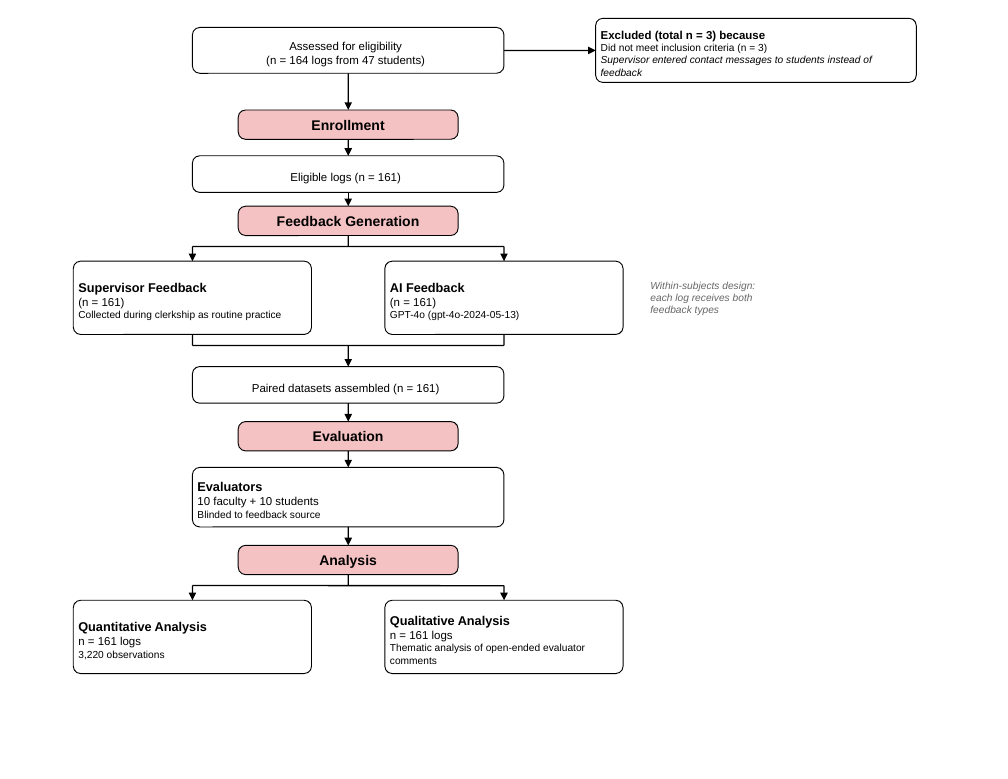
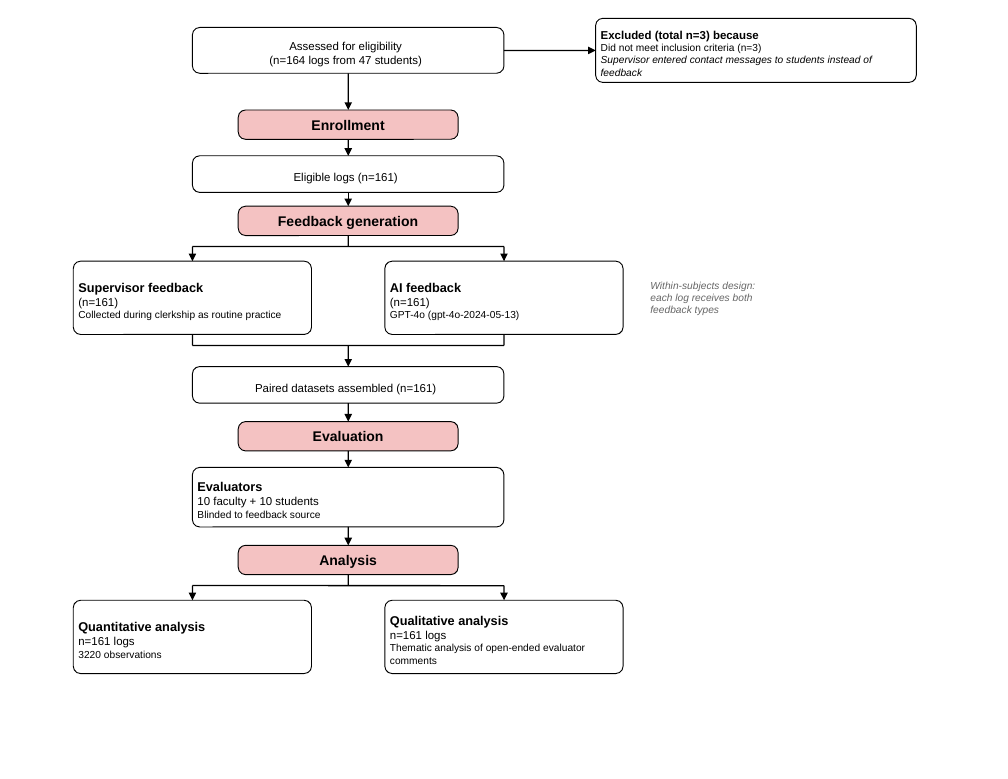
Before and after one commit to ncukondo-research/ai-vs-human-feedback-analysis, a slide deck: slide 1 of src/assets/JARS_flowchart/jars-quant-participant-flowchart.pptx. Drawn at 1008x779 pixels with LibreOffice and Linux fonts; fonts in the diff are those of the drawing. Boxes give left, top, right and bottom in pixels: in the first picture for what was removed or moved away, otherwise in the second. Text is boxed around its words. In the diff, an @@ line names an element or a change of style, - is before the commit and + after.

```diff
--- a/src/assets/JARS_flowchart/jars-quant-participant-flowchart.pptx
+++ b/src/assets/JARS_flowchart/jars-quant-participant-flowchart.pptx
@@ text at [269,55,422,67]: spaces changed @@
-(n = 164 logs from 47 students)
+(n=164 logs from 47 students)
@@ text at [601,30,872,76]: spaces changed @@
-Excluded (total n = 3) because
-Did not meet inclusion criteria (n = 3)
-Supervisor entered contact messages to students instead of feedback
+Excluded (total n=3) because
+Did not meet inclusion criteria (n=3)
+Supervisor entered contact messages to students instead of feedback
@@ text at [294,172,398,184]: spaces changed @@
-Eligible logs (n = 161)
+Eligible logs (n=161)
@@ text at [278,216,418,229]: text changed @@
-Feedback Generation
+Feedback generation
@@ text at [78,282,282,320]: text changed @@
-Supervisor Feedback
-(n = 161)
-Collected during clerkship as routine practice
+Supervisor feedback
+(n=161)
+Collected during clerkship as routine practice
@@ text at [390,282,519,320]: text changed @@
-AI Feedback
-(n = 161)
-GPT-4o (gpt-4o-2024-05-13)
+AI feedback
+(n=161)
+GPT-4o (gpt-4o-2024-05-13)
@@ text at [255,383,436,395]: spaces changed @@
-Paired datasets assembled (n = 161)
+Paired datasets assembled (n=161)
@@ text at [78,621,205,658]: text changed @@
-Quantitative Analysis
-n = 161 logs
-3,220 observations
+Quantitative analysis
+n=161 logs
+3220 observations
@@ text at [390,615,585,664]: text changed @@
-Qualitative Analysis
-n = 161 logs
-Thematic analysis of open-ended evaluator comments
+Qualitative analysis
+n=161 logs
+Thematic analysis of open-ended evaluator comments
```
Also in this commit, not shown: 23 other files.
